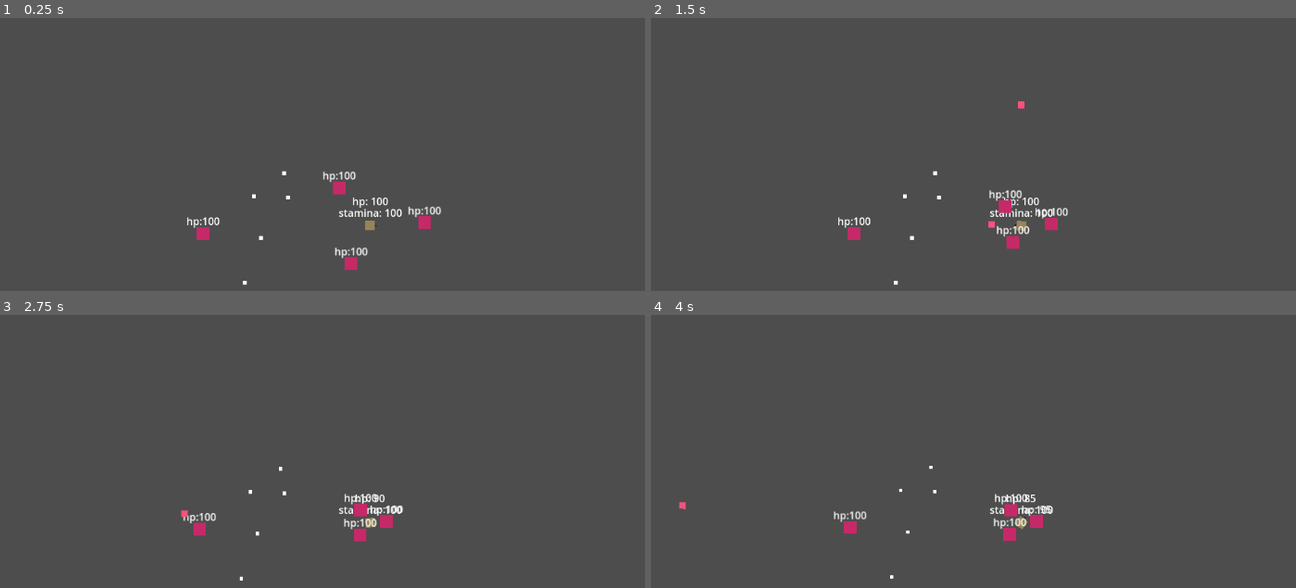
Above: before the commit, frames 1-4 (two rows, left to right).
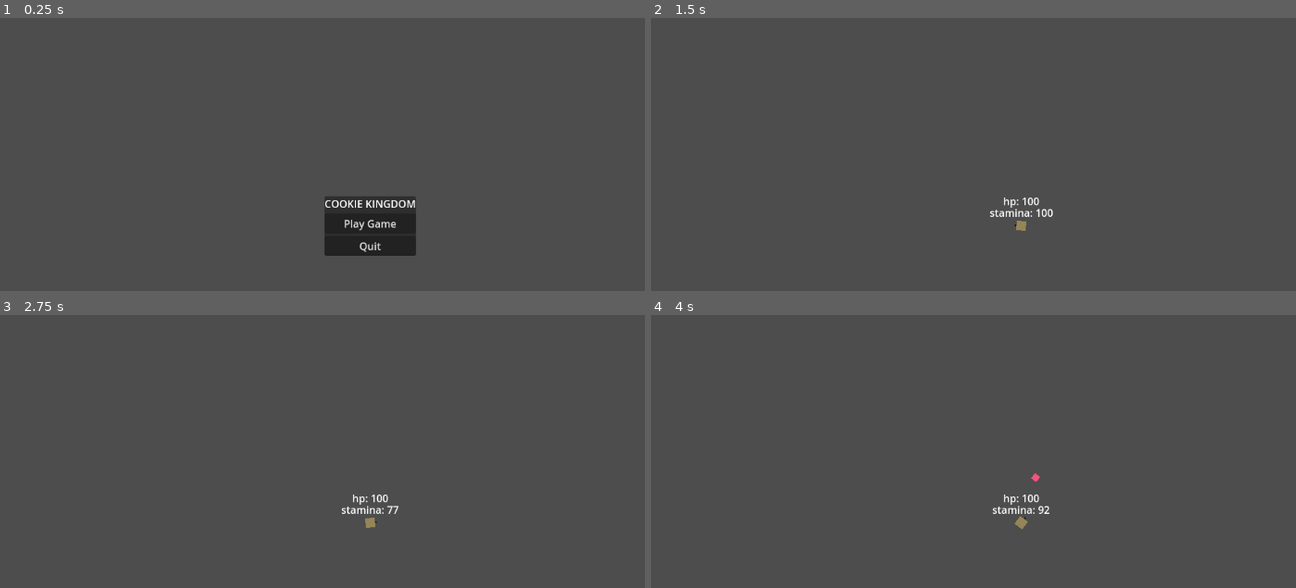
Above: after the commit, the same moments.

Repository: cyris115/Cookie-Kingdom
Game: Godot game, scene res://Scenes/UI/start_menu.tscn
Two runs of this game, one before a commit and one after it. Both use one fixed random seed, a clock stepped at 60 frames per second and the inputs below. Before the commit the project starts from res://Scenes/StoryLevels/test_scene.tscn.
Inputs (mouse positions are in pixels of both pictures, inside the frame that each line leads up to):
- Up to frame 1 (0.25 s): no input
- Up to frame 2 (1.5 s): click (1018, 222) at 0.5 s, where only the run after the commit has a clickable "Play Game"; click (960, 222) at 1.25 s, where only the run after the commit has a clickable "Level 1"
- Up to frame 3 (2.75 s): move the mouse to (535, 500) at 2.02 s; hold D (right) from 2.03 s (still down); hold Shift (run) from 2.03 s (still down)
- Up to frame 4 (4 s): move the mouse to (870, 544) at 2.77 s; release D (right) at 2.78 s; release Shift (run) at 2.78 s; hold S (down) 2.78-3.53 s; tap Shift (run) at 2.85, 3.8 s; move the mouse to (1096, 432) at 3.52 s; press the mouse at (1096, 432) at 3.53 s; hold D (right) from 3.53 s (still down)

The runs differ from the first frame. In frame 1, 3.7% of the frame differs, in the area x 29-69%, y 55-98%; in frame 2, 0.8%; in frame 3, 1.0%; in frame 4, 1.0%.

Commit message:
made level 1 work in waves
known problem: enemies spawning on top of each other causes strange behavior

Diff:
--- /dev/null
+++ b/Scenes/AssetScenes/BadguySpawner.tscn
@@ -0,0 +1,12 @@
+[gd_scene load_steps=2 format=3 uid="uid://cfh5cumsbc4np"]
+
+[ext_resource type="Script" uid="uid://dcyqp43wv0a80" path="res://Scripts/badguy_spawner.gd" id="1_dld4d"]
+
+[node name="BadguySpawner" type="Node2D"]
+script = ExtResource("1_dld4d")
+
+[node name="SpawnTimer" type="Timer" parent="."]
+wait_time = 10.0
+autostart = true
+
+[connection signal="timeout" from="SpawnTimer" to="." method="_on_spawn_timer_timeout"]
--- /dev/null
+++ b/Scenes/StoryLevels/game_manager.gd
@@ -0,0 +1,20 @@
+extends Node2D
+
+var kills := 0
+var wave := 1
+signal wave_increase
+
+func _process(delta: float):
+	if wave == 1 and kills >= 10:
+		wave += 1
+		wave_increase.emit()
+		kills = 0
+	elif wave == 2 and kills >= 15:
+		wave += 1
+		wave_increase.emit()
+		kills = 0
+	elif wave == 3 and kills >= 20:
+		get_tree().change_scene_to_file("res://Scenes/StoryLevels/level_2.tscn")
+
+func _on_badguy_spawner_on_death() -> void:
+	kills += 1
--- a/Scenes/StoryLevels/level_1.tscn
+++ b/Scenes/StoryLevels/level_1.tscn
@@ -1,6 +1,9 @@
-[gd_scene load_steps=2 format=3 uid="uid://vwehklrox6t0"]
+[gd_scene load_steps=5 format=3 uid="uid://vwehklrox6t0"]
 
 [ext_resource type="PackedScene" uid="uid://ekqwt5fvn4wb" path="res://Scenes/UI/pause_menu.tscn" id="1_18hsn"]
+[ext_resource type="PackedScene" uid="uid://beatnjh15vfqp" path="res://Scenes/AssetScenes/Player.tscn" id="2_xvake"]
+[ext_resource type="Script" uid="uid://ch6as7d1ar1uc" path="res://Scenes/StoryLevels/game_manager.gd" id="3_lpic4"]
+[ext_resource type="PackedScene" uid="uid://cfh5cumsbc4np" path="res://Scenes/AssetScenes/BadguySpawner.tscn" id="4_hmqbi"]
 
 [node name="level_1" type="Node2D"]
 
@@ -13,3 +16,29 @@
 anchor_top = 0.5
 anchor_right = 0.5
 anchor_bottom = 0.5
+
+[node name="CharacterBody2D" parent="." instance=ExtResource("2_xvake")]
+
+[node name="GameManager" type="Node2D" parent="."]
+script = ExtResource("3_lpic4")
+
+[node name="BadguySpawner" parent="." instance=ExtResource("4_hmqbi")]
+position = Vector2(-354, -190)
+
+[node name="BadguySpawner2" parent="." instance=ExtResource("4_hmqbi")]
+position = Vector2(321, 139)
+
+[node name="BadguySpawner3" parent="." instance=ExtResource("4_hmqbi")]
+position = Vector2(-235, 205)
+
+[node name="BadguySpawner4" parent="." instance=ExtResource("4_hmqbi")]
+position = Vector2(469, -191)
+
+[connection signal="wave_increase" from="GameManager" to="BadguySpawner" method="_on_game_manager_wave_increase"]
+[connection signal="wave_increase" from="GameManager" to="BadguySpawner2" method="_on_game_manager_wave_increase"]
+[connection signal="wave_increase" from="GameManager" to="BadguySpawner3" method="_on_game_manager_wave_increase"]
+[connection signal="wave_increase" from="GameManager" to="BadguySpawner4" method="_on_game_manager_wave_increase"]
+[connection signal="on_death" from="BadguySpawner" to="GameManager" method="_on_badguy_spawner_on_death"]
+[connection signal="on_death" from="BadguySpawner2" to="GameManager" method="_on_badguy_spawner_on_death"]
+[connection signal="on_death" from="BadguySpawner3" to="GameManager" method="_on_badguy_spawner_on_death"]
+[connection signal="on_death" from="BadguySpawner4" to="GameManager" method="_on_badguy_spawner_on_death"]
--- a/Scripts/BadGuy.gd
+++ b/Scripts/BadGuy.gd
@@ -9,6 +9,8 @@
 var player: Node2D
 var can_damage := true
 @onready var inv_timer: Timer = $InvTimer
+
+signal on_death()
 
 func _ready() -> void:
 	player = get_tree().get_first_node_in_group("player")
@@ -32,7 +34,8 @@
 func take_damage(dmg: int):
 	if can_damage:
 		hp -= dmg
-		if hp < 0:
+		if hp <= 0:
+			on_death.emit()
 			queue_free()
 		else:
 			$Label.text = "hp: " + str(hp)
--- a/Scripts/Bullet.gd
+++ b/Scripts/Bullet.gd
@@ -1,6 +1,7 @@
 extends Area2D
 
 @export var speed = 190
+@export var damage = 25
 var velocity: Vector2
 var direction := Vector2.ZERO
 
@@ -19,4 +20,4 @@
 	if not body.is_in_group("player"):
 		queue_free()
 	if body.is_in_group("badguy"):
-		body.take_damage(5)
+		body.take_damage(damage)
--- /dev/null
+++ b/Scripts/badguy_spawner.gd
@@ -0,0 +1,33 @@
+extends Node2D
+
+var badguy = preload("res://Scenes/AssetScenes/Badguy.tscn")
+var badguys = []
+var wave = 1
+@onready var spawn_timer: Timer = $SpawnTimer
+
+signal on_death
+
+
+
+
+func _on_spawn_timer_timeout() -> void:
+	var new_badguy = badguy.instantiate()
+	new_badguy.on_death.connect(_on_death)
+	new_badguy.global_position = global_position
+	badguys.append(new_badguy)
+	get_tree().current_scene.add_child(new_badguy)
+
+func _on_death() -> void:
+	on_death.emit()
+
+
+func _on_game_manager_wave_increase() -> void:
+	for i in badguys:
+		if i:
+			i.queue_free()
+	badguys = []
+	wave += 1
+	if wave == 2:
+		spawn_timer.start(5)
+	elif wave == 3:
+		spawn_timer.start(3)
--- a/project.godot
+++ b/project.godot
@@ -11,7 +11,7 @@
 [application]
 
 config/name="Cookie Kingdom"
-run/main_scene="uid://bov1b1nfydn21"
+run/main_scene="uid://bkqjwejklf126"
 config/features=PackedStringArray("4.4", "Forward Plus")
 config/icon="res://icon.svg"
 
Not shown, added: Scenes/StoryLevels/game_manager.gd.uid
Not shown, added: Scripts/badguy_spawner.gd.uid
Not shown, added: Scenes/AssetScenes/BadguySpawner.tscn3352611899.tmp
